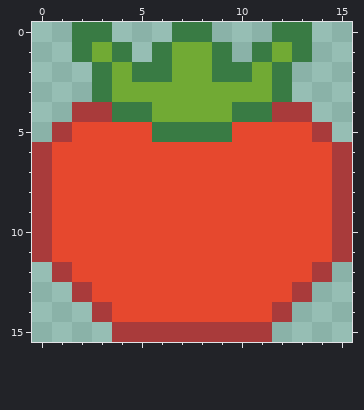
One commit to this pixel-art sprite: public/TomatoSmall.png. The picture above is the old version.
The file is 320x320 pixels, drawn in blocks of 20x20; one block is one cell here.
After the commit:
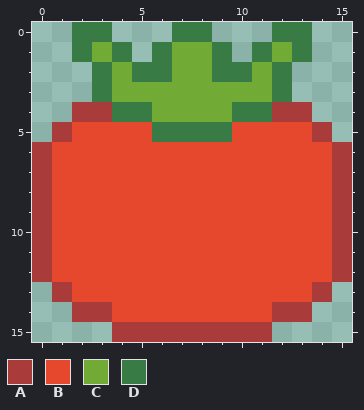
Palette (. is transparent): A #a93b3b  B #e6482e  C #71aa34  D #397b44
From old to new:
@@ x 0..15 @@
 11 ABBBBBBBBBBBBBBA
-12 .ABBBBBBBBBBBBA.
-13 ..ABBBBBBBBBBA..
-14 ...ABBBBBBBBA...
+12 ABBBBBBBBBBBBBBA
+13 .ABBBBBBBBBBBBA.
+14 ..AABBBBBBBBAA..
 15 ....AAAAAAAA....
Where, in picture pixels (left, top, right, bottom), the same in both pictures:
changed: (32, 262, 92, 322)
changed: (292, 262, 352, 322)
